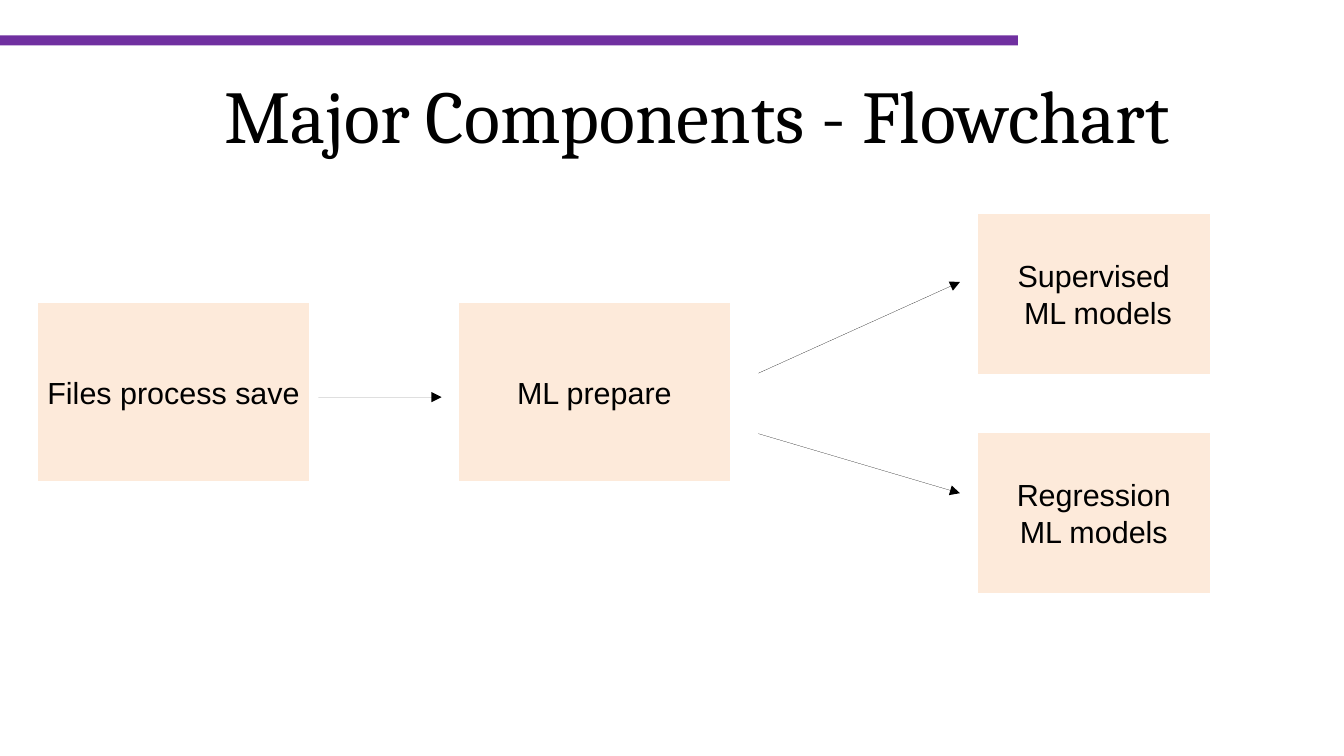
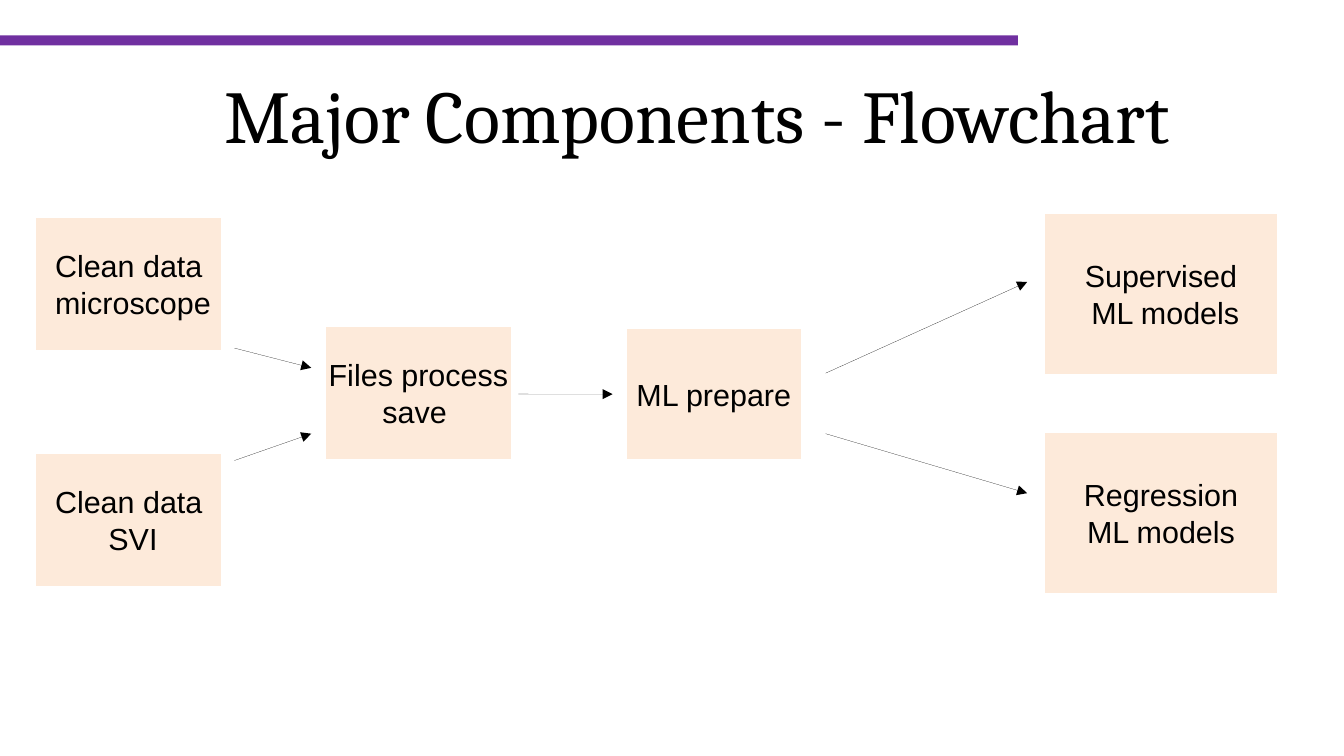
Before and after one commit to efratkohen/Project, a slide deck: slide 4 of hackathon_master.pptx. Drawn at 1344x756 pixels with LibreOffice and Linux fonts; fonts in the diff are those of the drawing; background and template pictures are left out. Boxes give left, top, right and bottom in pixels: in the first picture for what was removed or moved away, otherwise in the second. Text is boxed around its words. In the diff, an @@ line names an element or a change of style, - is before the commit and + after.

```diff
--- a/hackathon_master.pptx
+++ b/hackathon_master.pptx
@@ rectangle added at (37, 218, 221, 349), fill #FDEADA, outline #FDEADA 0.75 pt, 18 pt, text #000000 @@
+Clean data
+microscope
@@ rectangle "Files process": place and size @@
-rectangle "Files process" at (38, 304, 309, 481)
+rectangle "Files process" at (327, 328, 511, 459)
@@ arrow added from (234, 349) to (311, 368), #000000 0.75 pt @@
@@ rectangle "ML prepare": place and size @@
-rectangle "ML prepare" at (460, 304, 731, 481)
+rectangle "ML prepare" at (628, 331, 801, 459)
@@ text in rectangle at (329, 364, 508, 424): text changed @@
-Files process save
+Files process
+save
@@ arrow moved from (318, 398) - (441, 398) to (518, 394) - (613, 394) @@
@@ arrow added from (234, 461) to (311, 434), #000000 0.75 pt @@
@@ 2 rectangles, 2 arrows: place and size @@
-2 rectangles, 2 arrows at (759, 215, 1210, 593)
+2 rectangles, 2 arrows at (826, 215, 1277, 593)
@@ rectangle added at (37, 455, 221, 585), fill #FDEADA, outline #FDEADA 0.75 pt, 18 pt, text #000000 @@
+Clean data
+SVI
```
Also in this commit, not shown: 3 other slides changed, 1 slide added.
